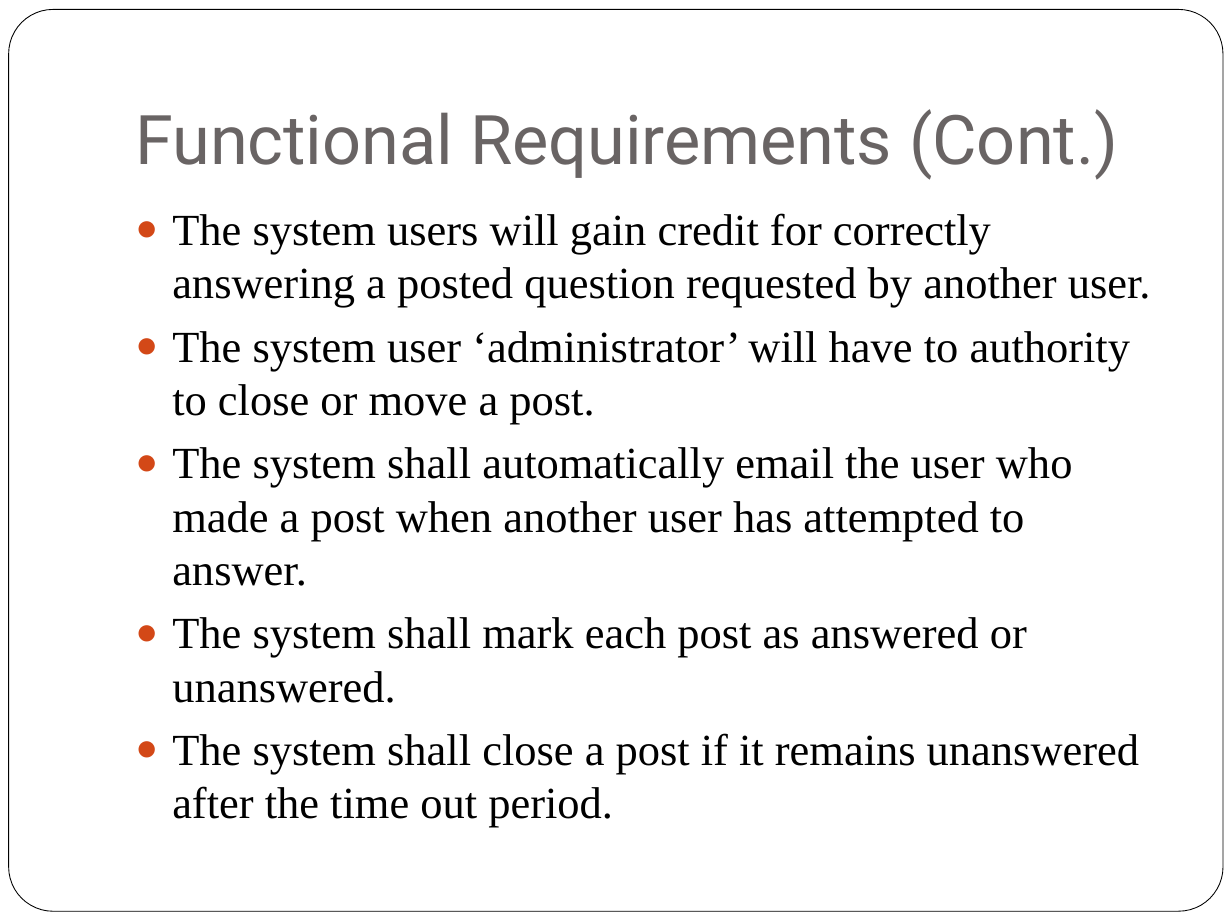
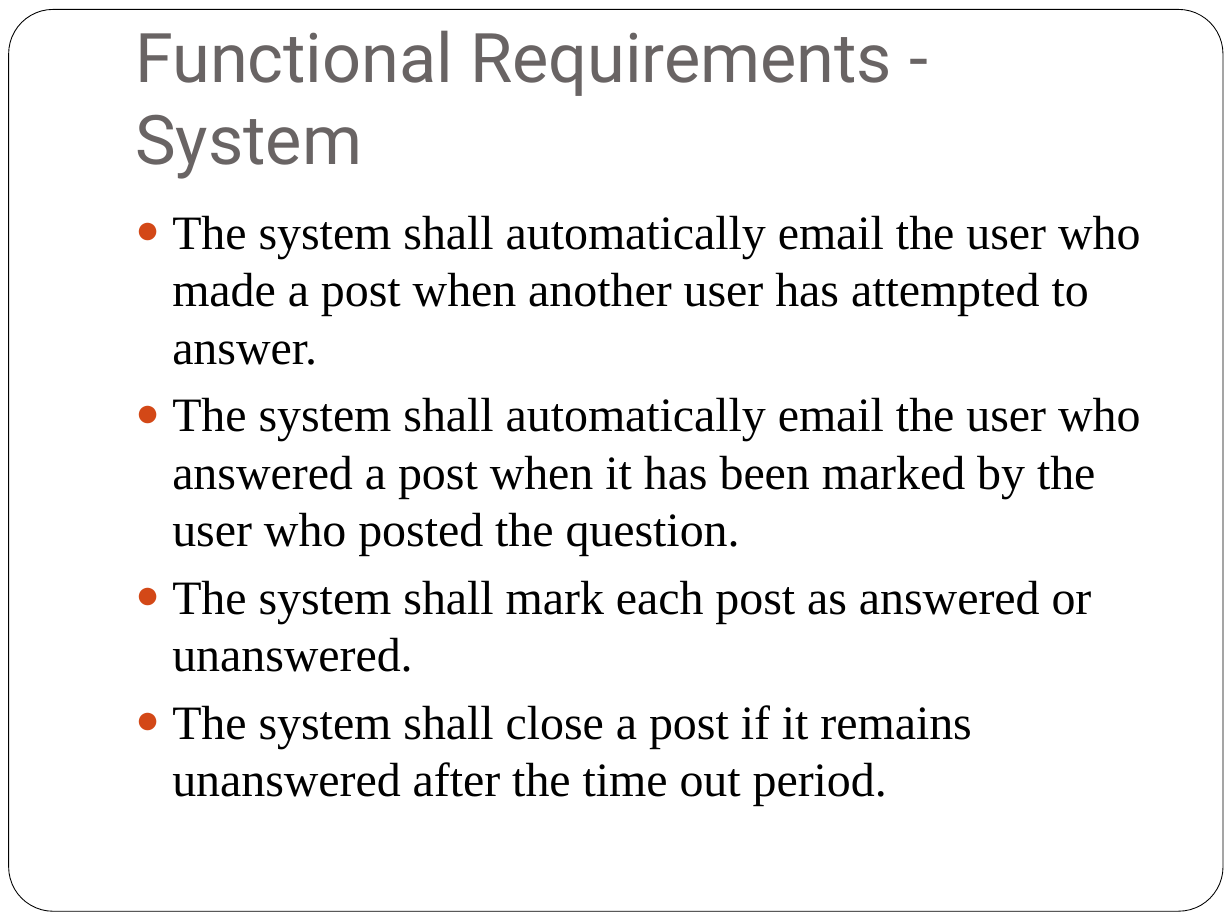
Before and after one commit to patrickbraud/CapstoneProject, a slide deck: slide 10 of Proposal/TTU CS Blog Requirements.pptx (slide 9 before the commit). Drawn at 1232x924 pixels with LibreOffice and Linux fonts; fonts in the diff are those of the drawing. Boxes give left, top, right and bottom in pixels: in the first picture for what was removed or moved away, otherwise in the second. Text is boxed around its words. In the diff, an @@ line names an element or a change of style, - is before the commit and + after.

Commit message:
updates for requirements
made updates for what I think Cong is looking for

```diff
--- a/Proposal/TTU CS Blog Requirements.pptx
+++ b/Proposal/TTU CS Blog Requirements.pptx
@@ title at <box>135,30,892,179</box>: text changed @@
-Functional Requirements (Cont.)
+Functional Requirements - System
@@ text at <box>172,213,1151,424</box>: paragraphs removed @@
-● The system users will gain credit for correctly answering a posted question requested by another user.
-● The system user ‘administrator’ will have to authority to close or move a post.
@@ text at <box>172,215,1140,806</box>: size 26 to 28 pt in "The system shall automatically email the user ...", "The system shall mark each post as ...", "The system shall close a post if ..." @@
@@ text at <box>172,397,1140,556</box>: paragraph added @@
+● The system shall automatically email the user who answered a post when it has been marked by the user who posted the question.
```
Also in this commit, not shown: 8 other slides changed, 1 slide added, 1 other file.
